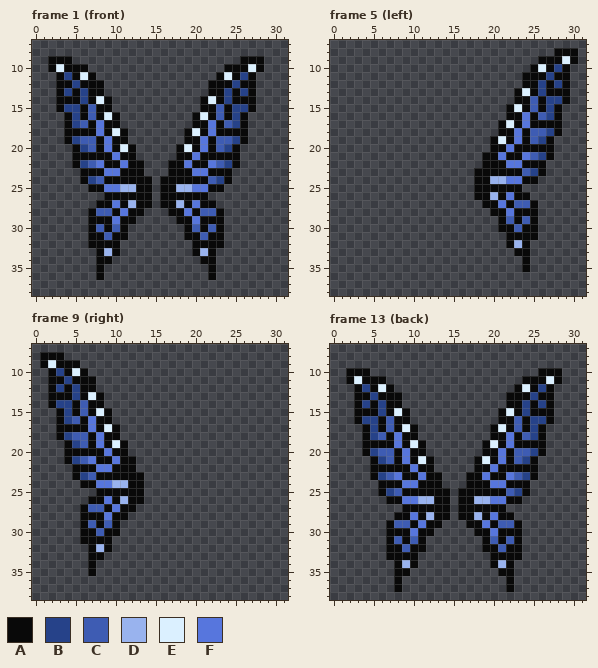
A pixel-art file gets an edit: Actor/PCC/female/pcc_mantle_fairy5.ase. The first picture shows the starting point.
32x48 pixels, 16 frames. Shown: frame 1 (front): x 0..31, y 7..38; frame 5 (left): x 0..31, y 7..38; frame 9 (right): x 0..31, y 7..38; frame 13 (back): x 0..31, y 7..38. The old version is drawn lined up with the new one. The commit also changed other frames, which this record leaves out.
Visible layers, top first: "_base/_back/wing", "_base/wing".
Palette (. is transparent): A #090909  B #264289  C #3e5cb3  D #99b3ee  E #dbf0ff  F #5776dd
Pixels before, frame 1 (front), first column x 2:
 9 AAA.....................AAA
10 AEAAA.................AAAEA
11 .ABAEA...............AEABA.
12 .AABAAA.............AAABAA.
13 .ABABAA.............AABABA.
14 .AAABAEA...........AEABAAA.
15 .ABBACAA...........AACABBA.
16 ..ABACAEA.........AEACABA..
17 ..ABCAFAA.........AAFACBA..
18 ..AAAAFAEA.......AEAFAAAA..
19 ..ABCCAFAA.......AAFACCBA..
20 ...ABCAFAEA.....AEAFACBA...
21 ...AAAAAFAA.....AAFAAAAA...
22 ...ABCFAAFAA...AAFAAFCBA...
23 ....AAAFFAAA...AAAFFAAA....
24 ....ABCAAAAAA.AAAAAACBA....
25 .....AAFFDDAA.AADDFFAA.....
26 .......AAAAAA.AAAAAA.......
27 ......AAFADAA.AADAFAA......
28 .....ACCAFAA...AAFACCA.....
29 .....AAAFAA.....AAFAAA.....
30 .....ACACA.......ACACA.....
31 .....AACAA.......AACAA.....
32 .....AAAA.........AAAA.....
33 ......ADA.........ADA......
34 ......AA...........AA......
35 ......A.............A......
36 ......A.............A......
Pixels before, frame 5 (left), first column x 18:
 8 ..........AAA
 9 ........AAAEA
10 .......AEABA.
11 ......AAABAA.
12 ......AABABA.
13 .....AEABAAA.
14 .....AACABBA.
15 ....AEACABA..
16 ....AAFACBA..
17 ...AEAFAAAA..
18 ...AAFACCBA..
19 ..AEAFACBA...
20 ..AAFAAAAA...
21 .AAFAAFCBA...
22 .AAAFFAAA....
23 AAAAAACBA....
24 AADDFFAA.....
25 AAAAAA.......
26 AADAFAA......
27 .AAFACCA.....
28 ..AAFAAA.....
29 ...ACACA.....
30 ...AACAA.....
31 ....AAAA.....
32 ....ADA......
33 .....AA......
34 ......A......
35 ......A......
Pixels before, frame 9 (right), first column x 1:
 8 AAA..........
 9 AEAAA........
10 .ABAEA.......
11 .AABAAA......
12 .ABABAA......
13 .AAABAEA.....
14 .ABBACAA.....
15 ..ABACAEA....
16 ..ABCAFAA....
17 ..AAAAFAEA...
18 ..ABCCAFAA...
19 ...ABCAFAEA..
20 ...AAAAAFAA..
21 ...ABCFAAFAA.
22 ....AAAFFAAA.
23 ....ABCAAAAAA
24 .....AAFFDDAA
25 .......AAAAAA
26 ......AAFADAA
27 .....ACCAFAA.
28 .....AAAFAA..
29 .....ACACA...
30 .....AACAA...
31 .....AAAA....
32 ......ADA....
33 ......AA.....
34 ......A......
35 ......A......
Pixels before, frame 13 (back), first column x 2:
10 AAA.....................AAA
11 AEAAA.................AAAEA
12 .ABAEA...............AEABA.
13 .AABAAA.............AAABAA.
14 .ABABAA.............AABABA.
15 .AAABAEA...........AEABAAA.
16 .ABBACAA...........AACABBA.
17 ..ABACAEA.........AEACABA..
18 ..ABCAFAA.........AAFACBA..
19 ..AAAAFAEA.......AEAFAAAA..
20 ..ABCCAFAA.......AAFACCBA..
21 ...ABCAFAEA.....AEAFACBA...
22 ...AAAAAFAA.....AAFAAAAA...
23 ...ABCFAAFAA...AAFAAFCBA...
24 ....AAAFFAAA...AAAFFAAA....
25 ....ABCAAAAAA.AAAAAACBA....
26 .....AAFFDDAA.AADDFFAA.....
27 .......AAAAAA.AAAAAA.......
28 ......AAFADAA.AADAFAA......
29 .....ACCAFAA...AAFACCA.....
30 .....AAAFAA.....AAFAAA.....
31 .....ACACA.......ACACA.....
32 .....AACAA.......AACAA.....
33 .....AAAA.........AAAA.....
34 ......ADA.........ADA......
35 ......AA...........AA......
36 ......A.............A......
37 ......A.............A......
The same view after the edit:
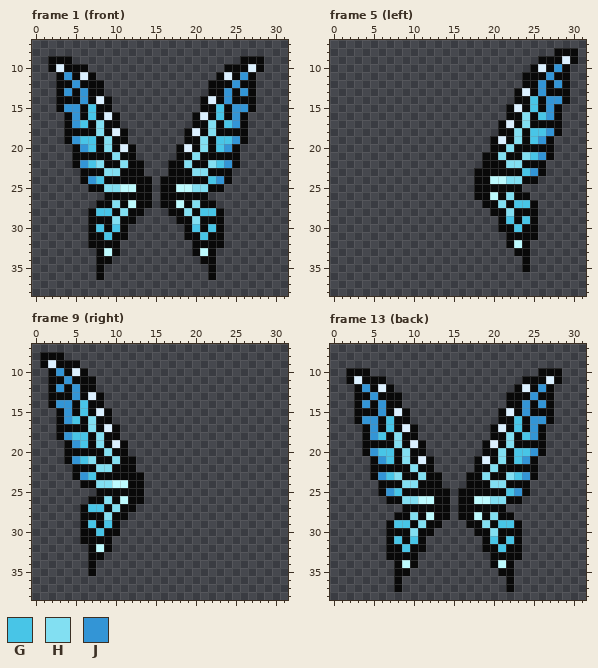
Colours new in this view: G #48c5e7  H #82dff2  J #3395d6
Difference:
whole drawing moved by +0,+1 (the old picture is shown already moved)
colour D: #99b3ee -> #bdfafe
Frame 1 (front):
y 11: x 4 B -> J; x 26 B -> J
y 12: x 5 B -> J; x 25 B -> J
y 13: x 4 B -> J; x 6 B -> J; x 24 B -> J; x 26 B -> J
y 14: x 6 B -> J; x 24 B -> J
y 15: x 4..5 BB -> JJ; x 7 C -> G; x 23 C -> G; x 25..26 BB -> JJ
y 16: x 5 B -> J; x 7 C -> G; x 23 C -> G; x 25 B -> J
y 17: x 5..6 BC -> JG; x 8 F -> H; x 22 F -> H; x 24..25 CB -> GJ
y 18: x 8 F -> H; x 22 F -> H
y 19: x 5..7 BCC -> JGG; x 9 F -> H; x 21 F -> H; x 23..25 CCB -> GGJ
y 20: x 6..7 BC -> JG; x 9 F -> H; x 21 F -> H; x 23..24 CB -> GJ
y 21: x 10 F -> H; x 20 F -> H
y 22: x 6..8 BCF -> JGH; x 11 F -> H; x 19 F -> H; x 22..24 FCB -> HGJ
y 23: x 9..10 FF -> HH; x 20..21 FF -> HH
y 24: x 7..8 BC -> JG; x 22..23 CB -> GJ
y 25: x 9..10 FF -> HH; x 20..21 FF -> HH
y 27: x 10 F -> H; x 20 F -> H
y 28: x 8..9 CC -> GG; x 11 F -> H; x 19 F -> H; x 21..22 CC -> GG
y 29: x 10 F -> H; x 20 F -> H
y 30: x 8 C -> G; x 10 C -> G; x 20 C -> G; x 22 C -> G
y 31: x 9 C -> G; x 21 C -> G
Frame 5 (left):
y 10: x 28 B -> J
y 11: x 27 B -> J
y 12: x 26 B -> J; x 28 B -> J
y 13: x 26 B -> J
y 14: x 25 C -> G; x 27..28 BB -> JJ
y 15: x 25 C -> G; x 27 B -> J
y 16: x 24 F -> H; x 26..27 CB -> GJ
y 17: x 24 F -> H
y 18: x 23 F -> H; x 25..27 CCB -> GGJ
y 19: x 23 F -> H; x 25..26 CB -> GJ
y 20: x 22 F -> H
y 21: x 21 F -> H; x 24..26 FCB -> HGJ
y 22: x 22..23 FF -> HH
y 23: x 24..25 CB -> GJ
y 24: x 22..23 FF -> HH
y 26: x 22 F -> H
y 27: x 21 F -> H; x 23..24 CC -> GG
y 28: x 22 F -> H
y 29: x 22 C -> G; x 24 C -> G
y 30: x 23 C -> G
Frame 9 (right):
y 10: x 3 B -> J
y 11: x 4 B -> J
y 12: x 3 B -> J; x 5 B -> J
y 13: x 5 B -> J
y 14: x 3..4 BB -> JJ; x 6 C -> G
y 15: x 4 B -> J; x 6 C -> G
y 16: x 4..5 BC -> JG; x 7 F -> H
y 17: x 7 F -> H
y 18: x 4..6 BCC -> JGG; x 8 F -> H
y 19: x 5..6 BC -> JG; x 8 F -> H
y 20: x 9 F -> H
y 21: x 5..7 BCF -> JGH; x 10 F -> H
y 22: x 8..9 FF -> HH
y 23: x 6..7 BC -> JG
y 24: x 8..9 FF -> HH
y 26: x 9 F -> H
y 27: x 7..8 CC -> GG; x 10 F -> H
y 28: x 9 F -> H
y 29: x 7 C -> G; x 9 C -> G
y 30: x 8 C -> G
Frame 13 (back):
y 12: x 4 B -> J; x 26 B -> J
y 13: x 5 B -> J; x 25 B -> J
y 14: x 4 B -> J; x 6 B -> J; x 24 B -> J; x 26 B -> J
y 15: x 6 B -> J; x 24 B -> J
y 16: x 4..5 BB -> JJ; x 7 C -> G; x 23 C -> G; x 25..26 BB -> JJ
y 17: x 5 B -> J; x 7 C -> G; x 23 C -> G; x 25 B -> J
y 18: x 5..6 BC -> JG; x 8 F -> H; x 22 F -> H; x 24..25 CB -> GJ
y 19: x 8 F -> H; x 22 F -> H
y 20: x 5..7 BCC -> JGG; x 9 F -> H; x 21 F -> H; x 23..25 CCB -> GGJ
y 21: x 6..7 BC -> JG; x 9 F -> H; x 21 F -> H; x 23..24 CB -> GJ
y 22: x 10 F -> H; x 20 F -> H
y 23: x 6..8 BCF -> JGH; x 11 F -> H; x 19 F -> H; x 22..24 FCB -> HGJ
y 24: x 9..10 FF -> HH; x 20..21 FF -> HH
y 25: x 7..8 BC -> JG; x 22..23 CB -> GJ
y 26: x 9..10 FF -> HH; x 20..21 FF -> HH
y 28: x 10 F -> H; x 20 F -> H
y 29: x 8..9 CC -> GG; x 11 F -> H; x 19 F -> H; x 21..22 CC -> GG
y 30: x 10 F -> H; x 20 F -> H
y 31: x 8 C -> G; x 10 C -> G; x 20 C -> G; x 22 C -> G
y 32: x 9 C -> G; x 21 C -> G
